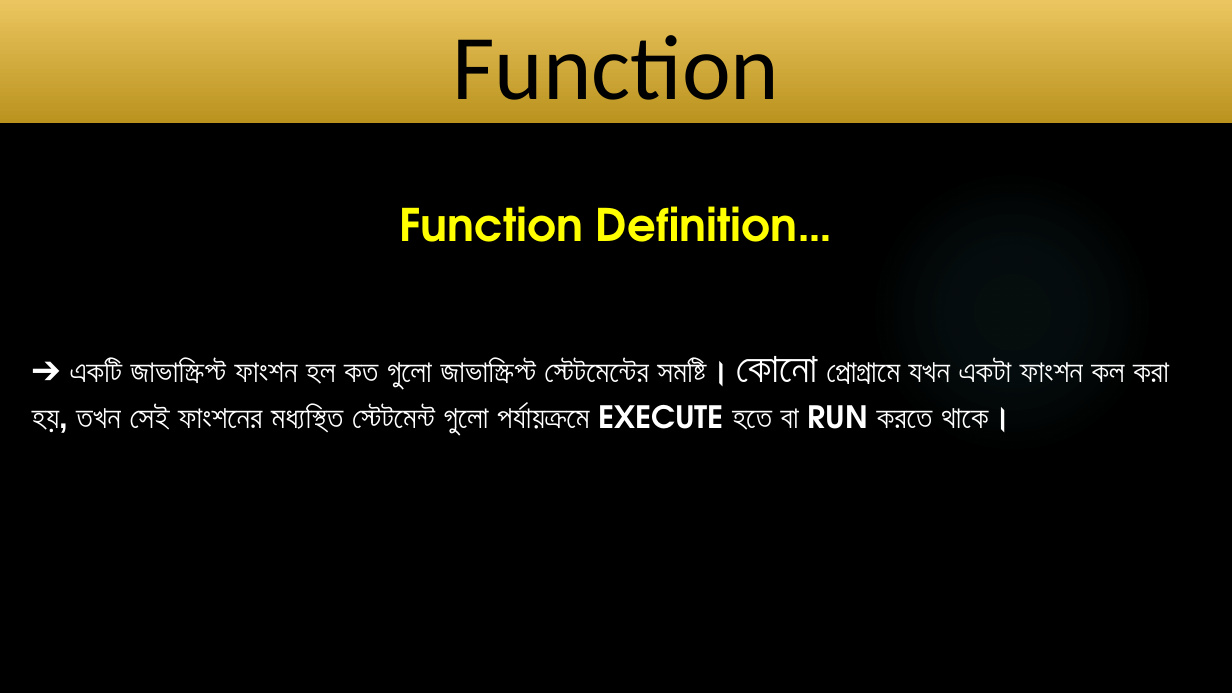
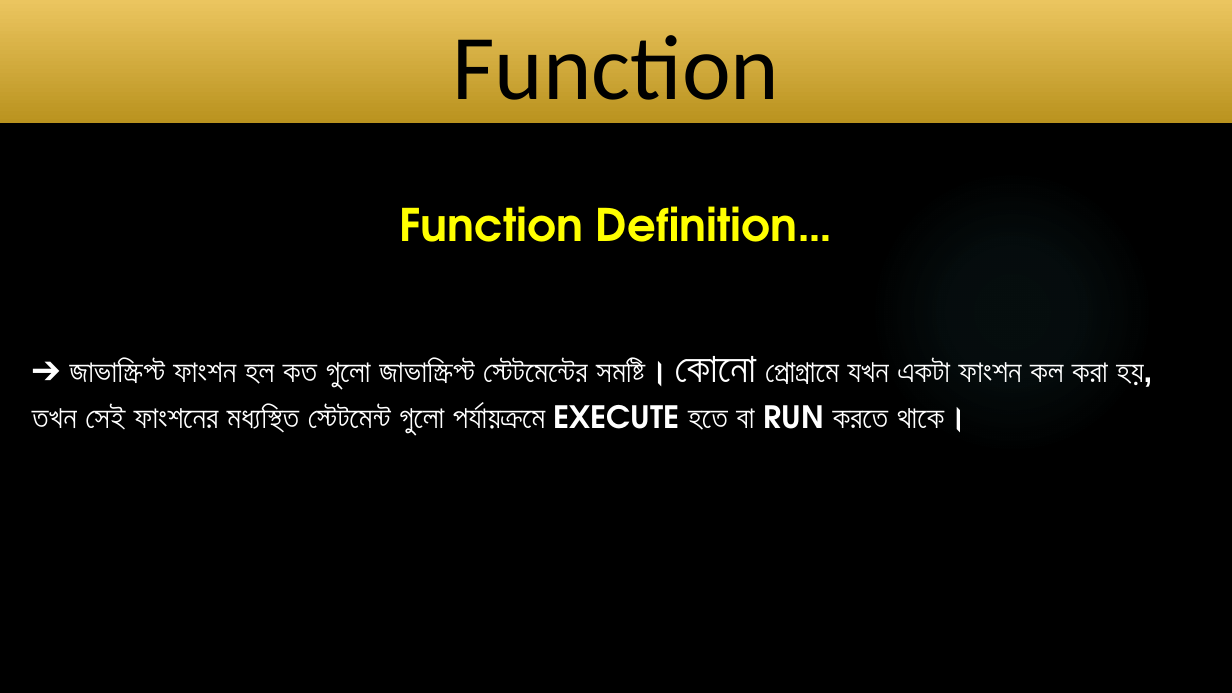
Before and after one commit to Mithun-Miah/Full-Stack-Assignment, a slide deck: slide 3 of JS Presentation File.pptx. Drawn at 1232x693 pixels with LibreOffice and Linux fonts; fonts in the diff are those of the drawing; background and template pictures are left out. Boxes give left, top, right and bottom in pixels: in the first picture for what was removed or moved away, otherwise in the second. Text is boxed around its words. In the diff, an @@ line names an element or a change of style, - is before the commit and + after.

```diff
--- a/JS Presentation File.pptx
+++ b/JS Presentation File.pptx
@@ text at bbox=[32, 356, 1152, 436]: text changed @@
-➔ একটি জাভাস্ক্রিপ্ট ফাংশন হল কত গুলো জাভাস্ক্রিপ্ট স্টেটমেন্টের সমষ্টি। কোনো প্রোগ্রামে যখন একটা ফাংশন কল করা হয়, তখন সেই ফাংশনের মধ্যস্থিত স্টেটমেন্ট গুলো পর্যায়ক্রমে EXECUTE হতে বা RUN করতে থাকে।
+➔ জাভাস্ক্রিপ্ট ফাংশন হল কত গুলো জাভাস্ক্রিপ্ট স্টেটমেন্টের সমষ্টি। কোনো প্রোগ্রামে যখন একটা ফাংশন কল করা হয়, তখন সেই ফাংশনের মধ্যস্থিত স্টেটমেন্ট গুলো পর্যায়ক্রমে EXECUTE হতে বা RUN করতে থাকে।
```
Also in this commit, not shown: 3 other slides changed, 3 slides added, 2 slides removed.
